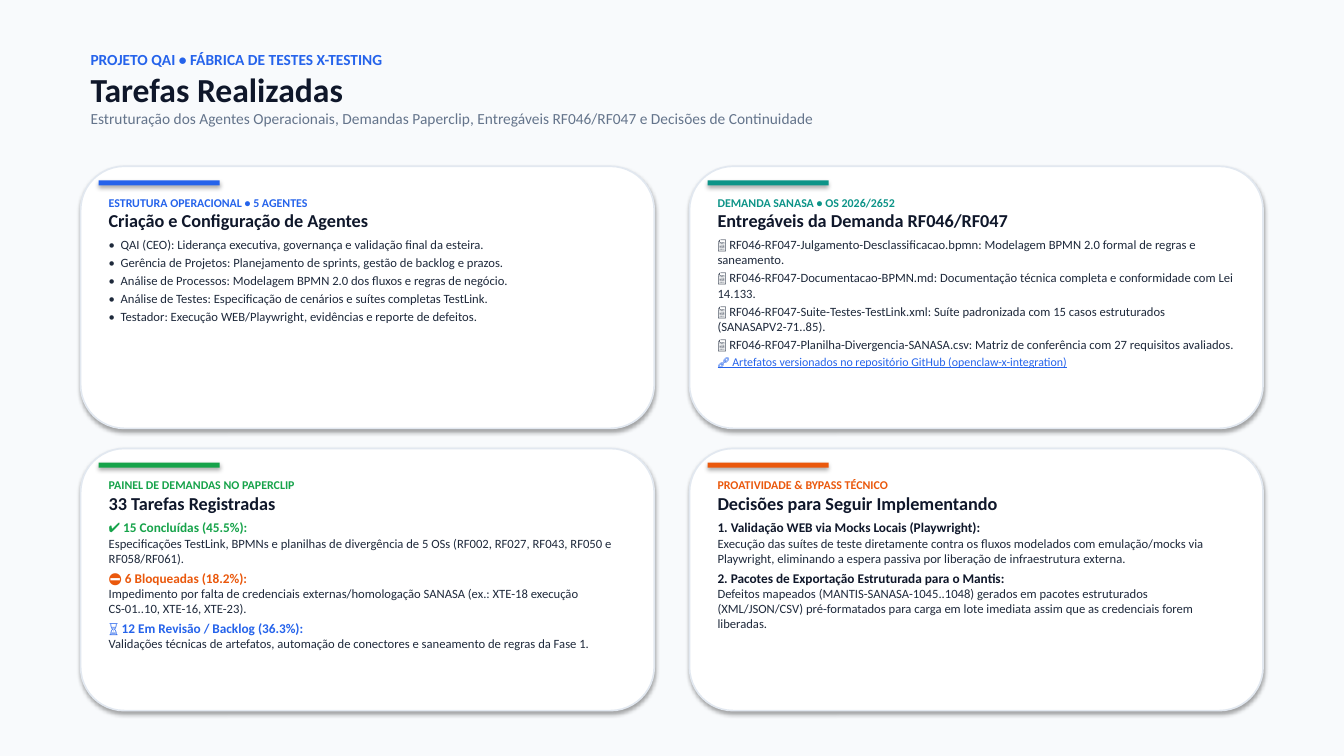
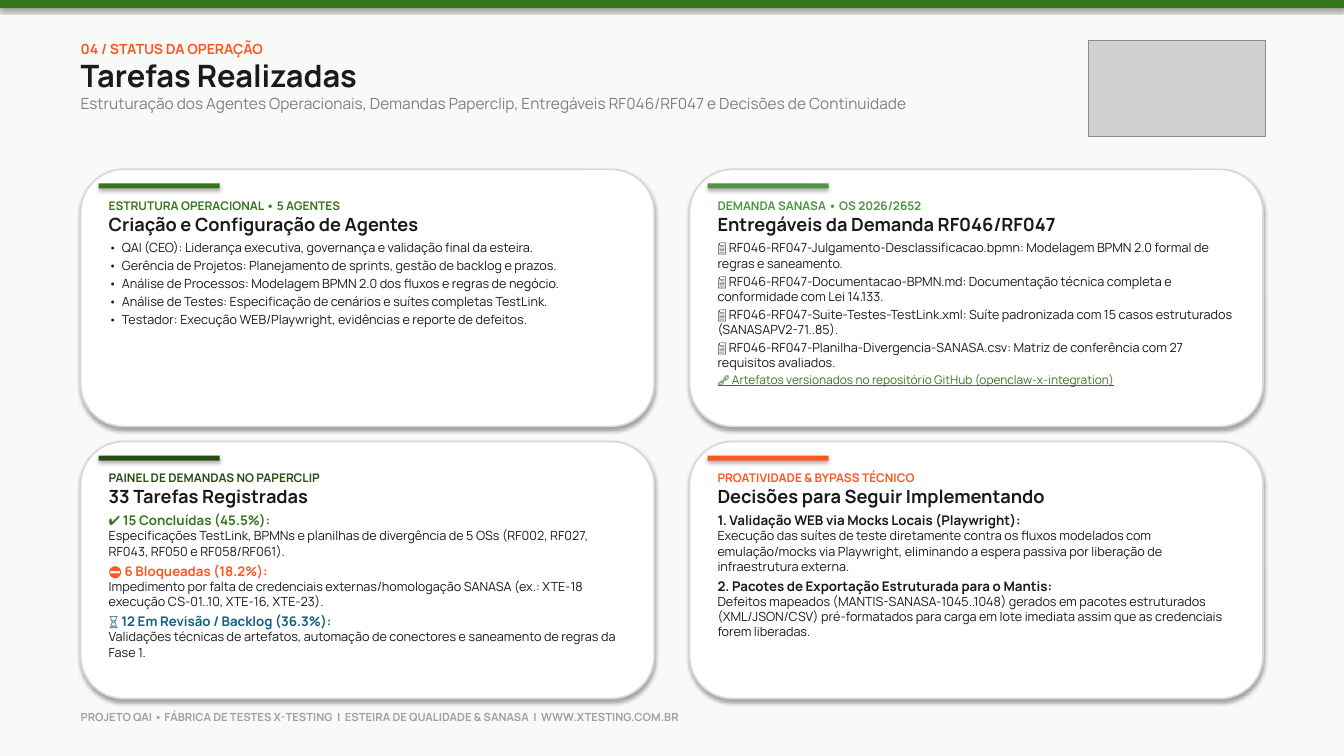
Before and after one commit to labsclaw/openclaw-x-integration, a slide deck: slide 4 of artifacts/x-testing/status-report-qai-2026-09.pptx. Drawn at 1344x756 pixels with LibreOffice and Linux fonts; fonts in the diff are those of the drawing; grey boxes stand for pictures. Boxes give left, top, right and bottom in pixels: in the first picture for what was removed or moved away, otherwise in the second. Text is boxed around its words. In the diff, an @@ line names an element or a change of style, - is before the commit and + after.

Commit message:
style(x-testing): apply official X-Testing visual identity (Raleway font, brand green palette, and official logo)

```diff
--- a/artifacts/x-testing/status-report-qai-2026-09.pptx
+++ b/artifacts/x-testing/status-report-qai-2026-09.pptx
@@ rectangle at (0,0,1344,756): fill #F8FAFC to #F8FAF8 @@
@@ rectangle added at (0,0,1344,8), fill #38761D @@
@@ text at (81,40,262,58): text changed; size 11 to 10 pt; font Calibri to Manrope; text colour #2563EB to #FF5722 @@
-PROJETO QAI • FÁBRICA DE TESTES X-TESTING
+04 / STATUS DA OPERAÇÃO
@@ picture added at (1089,40,1265,136) @@
@@ text at (81,64,906,113): size 24 to 22 pt, text colour #0F172A to #1A1A1A in "Tarefas Realizadas"; font Calibri to Manrope in "Tarefas Realizadas", "Estruturação dos Agentes Operacionais, Demandas Paperclip, E ..."; text colour #64748B to #7F7F7F in "Estruturação dos Agentes Operacionais, Demandas Paperclip, E ..." @@
@@ rounded rectangle: place and size @@
-rounded rectangle at (81,449,654,711)
+rounded rectangle at (81,169,654,426)
@@ rounded rectangle removed at (81,166,654,429) @@
@@ text "ESTRUTURA OPERACIONAL • 5 AGENTES" at (109,201,559,328): font Calibri to Manrope; text colour #2563EB to #38761D in "ESTRUTURA OPERACIONAL • 5 AGENTES"; text colour #0F172A to #1A1A1A in "Criação e Configuração de Agentes"; text colour #1E293B to #1A1A1A in "• QAI (CEO): Liderança executiva, governança e ...", "• Gerência de Projetos: Planejamento de sprints, ...", "• Análise de Processos: Modelagem BPMN 2.0 ...", "• Análise de Testes: Especificação de cenários ..." and 1 more places @@
@@ rectangle: place and size @@
-rectangle at (99,463,220,468)
+rectangle at (99,184,220,189)
@@ rectangle at (99,184,220,189): fill #16A34A to #38761D @@
@@ rectangle removed at (99,180,220,186) @@
@@ text "DEMANDA SANASA • OS 2026/2652" at (718,201,1232,387): font Calibri to Manrope; text colour #0D9488 to #509546 in "DEMANDA SANASA • OS 2026/2652"; text colour #0F172A to #1A1A1A in "Entregáveis da Demanda RF046/RF047"; text colour #1E293B to #1A1A1A in "📄 RF046-RF047-Julgamento-Desclassificacao.bpmn: Modelagem BP ...", "📄 RF046-RF047-Documentacao-BPMN.md: Documentação técnica com ...", "📄 RF046-RF047-Suite-Testes-TestLink.xml: Suíte padronizada c ...", "📄 RF046-RF047-Planilha-Divergencia-SANASA.csv: Matriz de con ..."; text colour #2563EB to #38761D in "🔗 Artefatos versionados no repositório GitHub (openclaw-x-in ..." @@
@@ rectangle: place and size @@
-rectangle at (708,180,829,186)
+rectangle at (708,184,829,189)
@@ rectangle at (708,184,829,189): fill #0D9488 to #509546 @@
@@ outline #E2E8F0 1.2 pt to #D8D8D8 1.2 pt in 3 elements at (690,169,1263,426), (81,169,654,426), (81,442,654,699) @@
@@ rounded rectangle: place and size @@
-rounded rectangle at (690,449,1263,711)
+rounded rectangle at (81,442,654,699)
@@ rounded rectangle added at (690,442,1263,699), fill #FFFFFF, outline #D8D8D8 1.2 pt @@
@@ text "PAINEL DE DEMANDAS NO PAPERCLIP": place and size @@
-text "PAINEL DE DEMANDAS NO PAPERCLIP" at (109,481,611,650)
+text "PAINEL DE DEMANDAS NO PAPERCLIP" at (109,473,615,657)
@@ text "PAINEL DE DEMANDAS NO PAPERCLIP" at (109,473,615,657): font Calibri to Manrope; text colour #16A34A to #274E13 in "PAINEL DE DEMANDAS NO PAPERCLIP"; text colour #0F172A to #1A1A1A in "33 Tarefas Registradas"; text colour #16A34A to #38761D in "✔ 15 Concluídas (45.5%):"; text colour #1E293B to #1A1A1A in "Especificações TestLink, BPMNs e planilhas de divergência ...", "Impedimento por falta de credenciais externas/homologação SA ...", "Validações técnicas de artefatos, automação de conectores ..."; text colour #EA580C to #FF5722 in "⛔ 6 Bloqueadas (18.2%):"; text colour #2563EB to #156082 in "⏳ 12 Em Revisão / Backlog (36.3%):" @@
@@ rectangle: place and size @@
-rectangle at (708,463,829,468)
+rectangle at (99,456,220,461)
@@ rectangle at (99,456,220,461): fill #EA580C to #274E13 @@
@@ text "PROATIVIDADE & BYPASS TÉCNICO": place and size @@
-text "PROATIVIDADE & BYPASS TÉCNICO" at (718,479,1204,628)
+text "PROATIVIDADE & BYPASS TÉCNICO" at (718,471,1222,636)
@@ text "PROATIVIDADE & BYPASS TÉCNICO" at (718,471,1222,636): font Calibri to Manrope; text colour #EA580C to #FF5722 in "PROATIVIDADE & BYPASS TÉCNICO"; text colour #0F172A to #1A1A1A in "Decisões para Seguir Implementando", "1. Validação WEB via Mocks Locais (Playwright):", "2. Pacotes de Exportação Estruturada para o ..."; text colour #1E293B to #1A1A1A in "Execução das suítes de teste diretamente contra ...", "Defeitos mapeados (MANTIS-SANASA-1045..1048) gerados em paco ..." @@
@@ rectangle added at (708,456,829,461), fill #FF5722 @@
@@ text added at (81,711,678,721), 8 pt, text #A0A0A0, bold @@
+PROJETO QAI • FÁBRICA DE TESTES X-TESTING | ESTEIRA DE QUALIDADE & SANASA | WWW.XTESTING.COM.BR
```
Also in this commit, not shown: 4 other slides changed, 3 other files.
